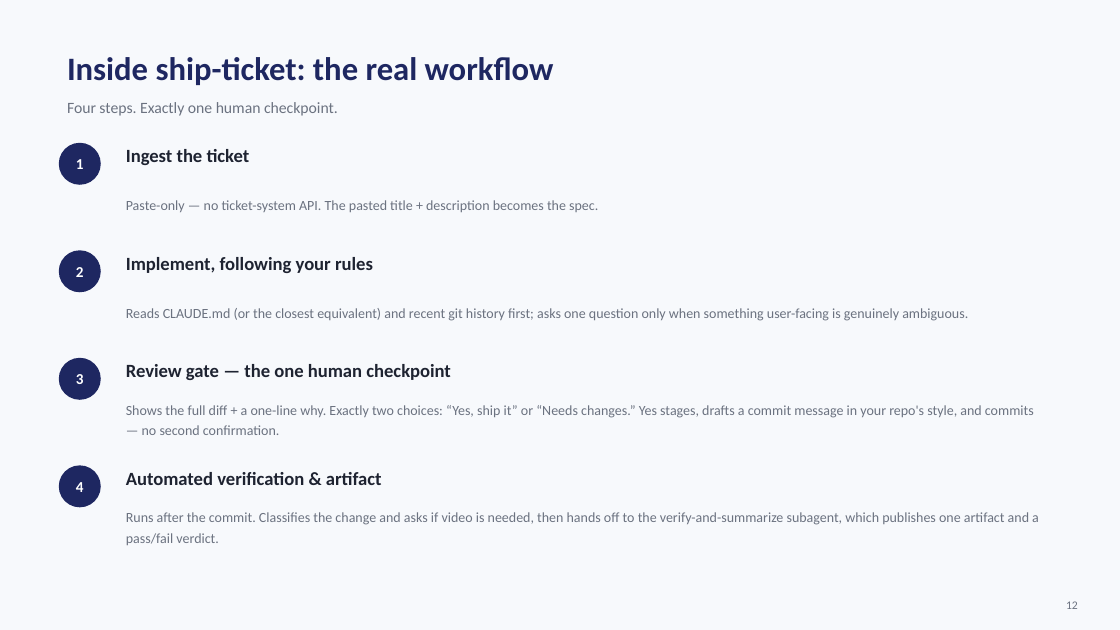
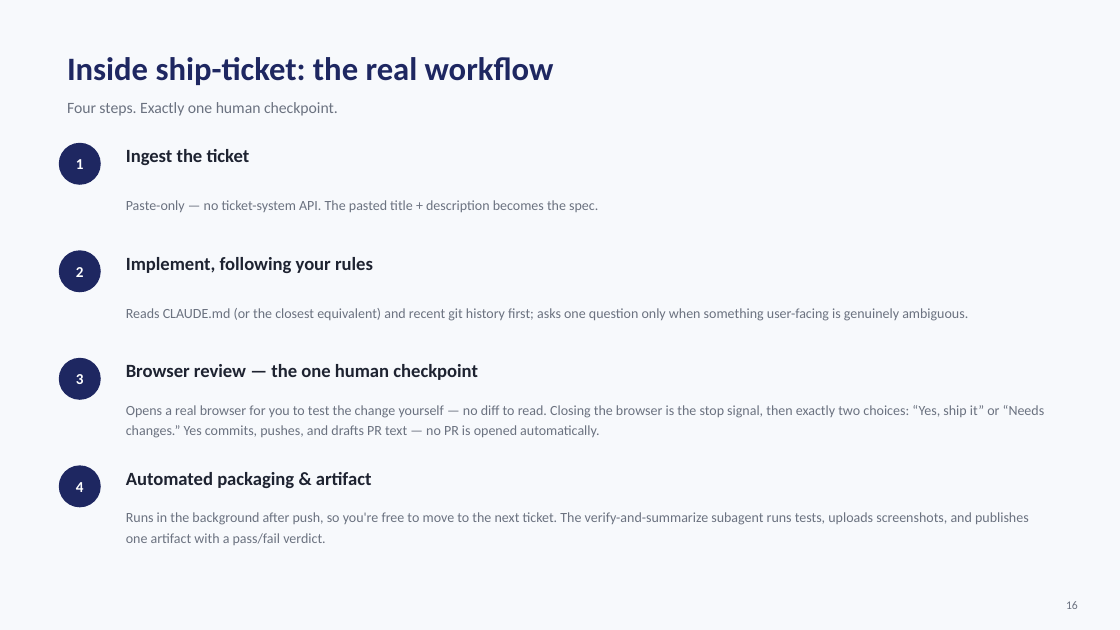
Before and after one commit to RedefineVishw/Demo-Project, a slide deck: slide 16 of ship-ticket-demo.pptx (slide 12 before the commit). Drawn at 1120x630 pixels with LibreOffice and Linux fonts; fonts in the diff are those of the drawing. Boxes give left, top, right and bottom in pixels: in the first picture for what was removed or moved away, otherwise in the second. Text is boxed around its words. In the diff, an @@ line names an element or a change of style, - is before the commit and + after.

```diff
--- a/ship-ticket-demo.pptx
+++ b/ship-ticket-demo.pptx
@@ text at (126,364,478,380): text changed @@
-Review gate — the one human checkpoint
+Browser review — the one human checkpoint
@@ text at (126,405,1045,438): text changed @@
-Shows the full diff + a one-line why. Exactly two choices: “Yes, ship it” or “Needs changes.” Yes stages, drafts a commit message in your repo's style, and commits — no second confirmation.
+Opens a real browser for you to test the change yourself — no diff to read. Closing the browser is the stop signal, then exactly two choices: “Yes, ship it” or “Needs changes.” Yes commits, pushes, and drafts PR text — no PR is opened automatically.
@@ text at (126,472,372,488): text changed @@
-Automated verification & artifact
+Automated packaging & artifact
@@ text at (126,512,1029,545): text changed @@
-Runs after the commit. Classifies the change and asks if video is needed, then hands off to the verify-and-summarize subagent, which publishes one artifact and a pass/fail verdict.
+Runs in the background after push, so you're free to move to the next ticket. The verify-and-summarize subagent runs tests, uploads screenshots, and publishes one artifact with a pass/fail verdict.
@@ text at (1066,601,1078,609): text changed @@
-12
+16
```
Also in this commit, not shown: 14 other slides changed, 5 slides added, 2 slides removed, 5 other files.
